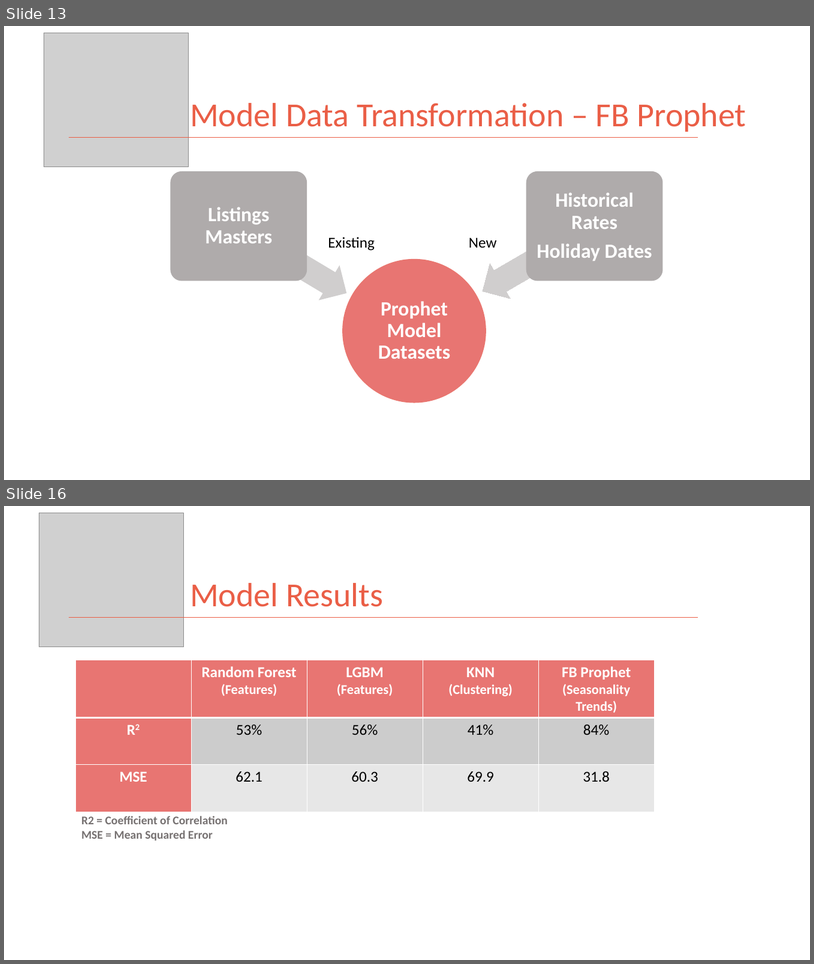
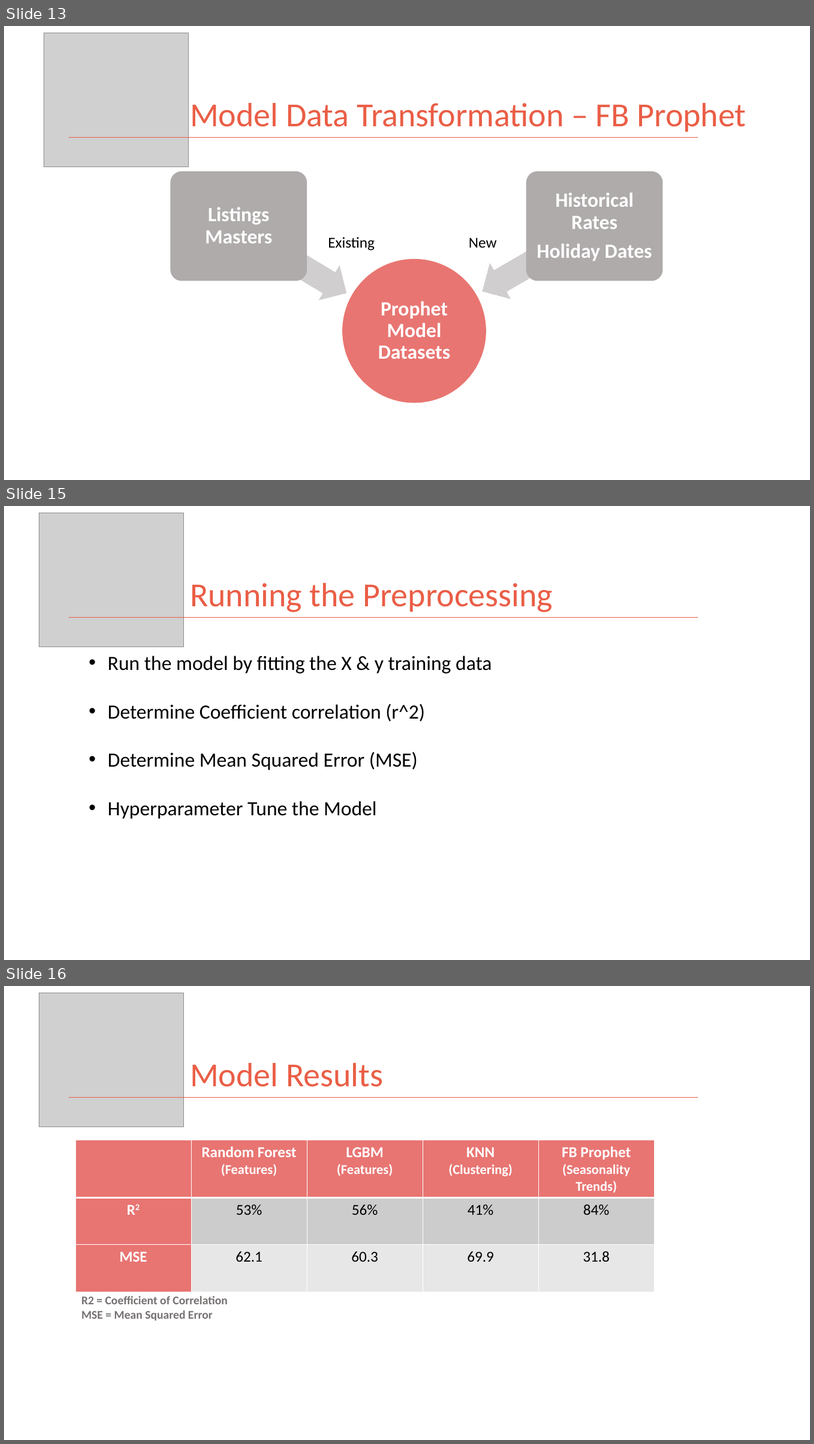
Before and after one commit to kman4/AirbnbPredictions, a slide deck: Airbnb Price Predictions (Model).pptx. Shown one above the other, each under a label of ours: slides 13 and 16 before the commit, slides 13, 15 and 16 after it; the slides between them are not shown. The pictures are 814x964 and 814x1444 pixels, drawn with LibreOffice and Linux fonts; fonts in the diff are those of the drawing; grey boxes stand for pictures. Boxes give left, top, right and bottom in pixels: in the first picture for what was removed or moved away, otherwise in the second. Text is boxed around its words. In the diff, an @@ line names an element or a change of style, - is before the commit and + after.

```diff
--- a/Airbnb Price Predictions (Model).pptx
+++ b/Airbnb Price Predictions (Model).pptx
@@ slide 15 added at (4,506,810,960), background #FFFFFF @@
@@ picture added at (39,513,183,647) @@
@@ title added at (190,583,553,612), 40 pt, text #EA5E46 @@
+Running the Preprocessing
@@ line added from (69, 618) to (698, 618), #EA5E46 1 pt @@
@@ text added at (108,655,492,819), 24 pt, text #000000 @@
+• Run the model by fitting the X & y training data
+• Determine Coefficient correlation (r^2)
+• Determine Mean Squared Error (MSE)
+• Hyperparameter Tune the Model
```
Also in this commit, not shown: 6 slides changed, 1 slide removed.
